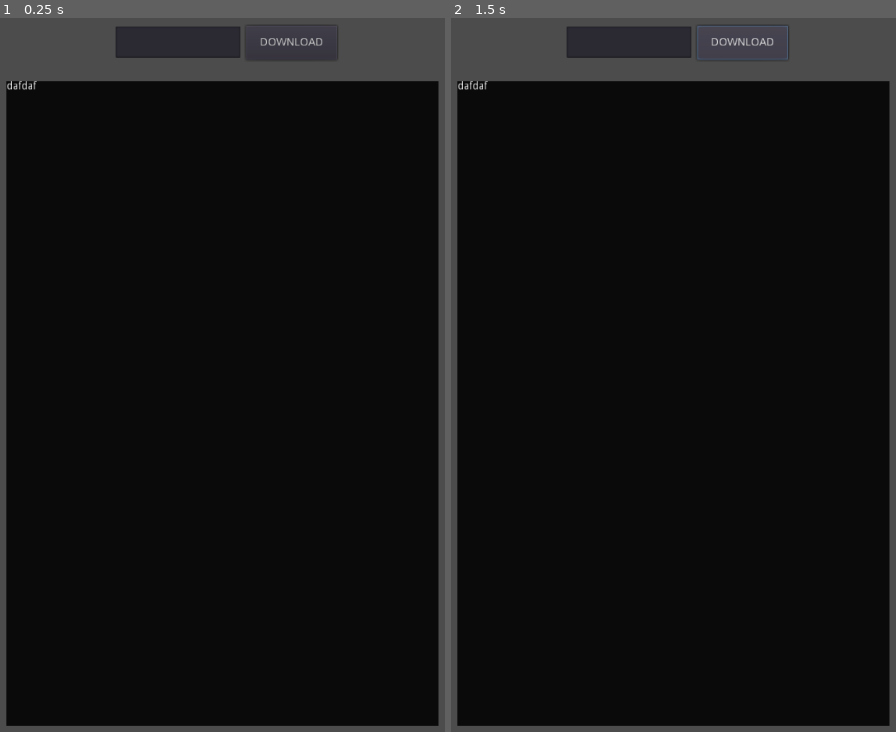
Above: before the commit, frames 1-2 (left to right).
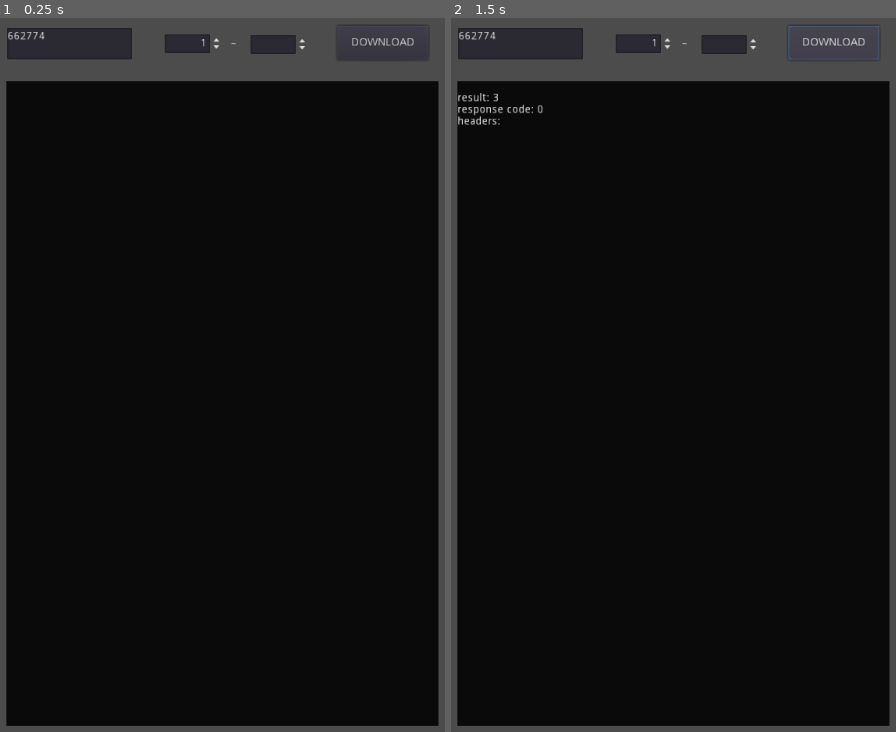
Above: after the commit, the same moments.

Repository: enhyq/GodotProject
Game: Godot game, scene res://Main.tscn
Two runs of this game, one before a commit and one after it. Both use one fixed random seed, a clock stepped at 60 frames per second and the inputs below. The project has no main scene, so this scene is started directly.
Inputs:
- Up to frame 1 (0.25 s): no input
- Up to frame 2 (1.5 s): click "DOWNLOAD" at 0.5 s

The runs differ from the first frame. In frame 1, 2.1% of the frame differs, in the area x 1-94%, y 1-11%; in frame 2, 2.6%, in the area x 1-97%, y 0-15%.

Commit message:
Implement basic image url extractor from Naver comic

Diff:
--- /dev/null
+++ b/webtoon_downloader/Main.gd
@@ -0,0 +1,93 @@
+extends Node2D
+
+
+func _ready():
+    pass
+
+
+func add_text(RTlabel:RichTextLabel, string:String, newline:bool = true):
+    if newline:
+        RTlabel.text += "\n" + string
+    else:
+        RTlabel.text += string
+
+
+func append_to_text_file(file_path:String, string:String):
+    var file = File.new()
+    var error = file.open(file_path, file.READ_WRITE)
+    if error != OK:
+        printerr("Error has accured while trying to read file...  error code", error)
+        return error
+    file.seek_end()
+    file.store_line(string)
+    file.close()
+
+
+func get_naver_comic(titleId:int, episode:int):
+    var base_url = "https://comic.naver.com/webtoon/detail.nhn?titleId=%d&no=%d"
+    var request_url = base_url % [titleId, episode]
+    $HTTPRequest.request(request_url)
+
+
+func parse_img_data_from_html(html_data_buffer:PoolByteArray):
+    var xml = XMLParser.new()
+    var error = xml.open_buffer(html_data_buffer)
+    if error != OK:
+        printerr("Error has accured while trying to OPEN xml buffer...  error code:", error)
+        return error
+
+    error = xml.read()
+    if error != OK:
+        printerr("Error has accured while trying to READ xml buffer...  error code:", error)
+        return error
+
+    while !error:
+        match xml.get_node_type():
+            XMLParser.NODE_NONE:
+                pass
+            XMLParser.NODE_TEXT:
+                pass
+#                append_to_text_file("user://test.txt", xml.get_node_data())
+            XMLParser.NODE_ELEMENT, XMLParser.NODE_ELEMENT_END:
+#                append_to_text_file("user://test.txt", xml.get_node_name())
+                if xml.get_node_name() == "img":
+                    var string = ""
+                    for i in range(xml.get_attribute_count()):
+                        string += xml.get_attribute_name(i) + " --> " + xml.get_attribute_value(i) + "\n"
+                    string += "\n\n"
+                    append_to_text_file("user://test.txt", string)
+
+            _:
+#                print("type: ", xml.get_node_type())
+                pass
+        error = xml.read()
+        if error != OK:
+            printerr("Error has accured while trying to READ xml buffer...  error code:", error)
+            return error
+
+
+func _on_HTTPRequest_request_completed(result, response_code, headers, body):
+    add_text($Node/OuputLabel, "result: " + str(result))
+    add_text($Node/OuputLabel, "response code: " + str(response_code))
+    add_text($Node/OuputLabel, "headers: ")
+    for i in headers:
+        add_text($Node/OuputLabel, i)
+
+    parse_img_data_from_html(body)
+
+
+func _on_DownloadButton_pressed():
+    var titleid = $Node/TitleIdInput.text.to_int()
+    var episode_from = $Node/EpisodeFrom.value
+    var episode_to= $Node/EpisodeTo.value
+    if episode_from == episode_to:
+        get_naver_comic(titleid, episode_to)
+    else:
+        var message = "downloading multiple episode function is not ready yet!"
+        add_text($Node/OuputLabel, message)
+
+
+func _on_EpisodeFrom_value_changed(value):
+    if $Node/EpisodeFrom.value > $Node/EpisodeTo.value:
+        $Node/EpisodeTo.value = value
+    $Node/EpisodeTo.min_value = value
--- a/webtoon_downloader/Main.tscn
+++ b/webtoon_downloader/Main.tscn
@@ -1,9 +1,12 @@
-[gd_scene load_steps=2 format=2]
+[gd_scene load_steps=3 format=2]
+
+[ext_resource path="res://Main.gd" type="Script" id=1]
 
 [sub_resource type="StyleBoxFlat" id=1]
 bg_color = Color( 0.0431373, 0.0431373, 0.0431373, 1 )
 
 [node name="Main" type="Node2D"]
+script = ExtResource( 1 )
 
 [node name="HTTPRequest" type="HTTPRequest" parent="."]
 
@@ -11,9 +14,9 @@
 position = Vector2( 160.232, 32.643 )
 
 [node name="DownloadButton" type="Button" parent="Node"]
-margin_left = 167.838
+margin_left = 284.546
 margin_top = -0.0306168
-margin_right = 284.838
+margin_right = 401.546
 margin_bottom = 43.9694
 text = "DOWNLOAD"
 __meta__ = {
@@ -21,10 +24,11 @@
 }
 
 [node name="TitleIdInput" type="TextEdit" parent="Node"]
-margin_left = 1.49829
-margin_top = 0.749153
-margin_right = 161.498
-margin_bottom = 40.7492
+margin_left = -138.373
+margin_top = 2.53095
+margin_right = 21.6269
+margin_bottom = 42.531
+text = "662774"
 __meta__ = {
 "_edit_use_anchors_": false
 }
@@ -36,7 +40,50 @@
 margin_bottom = 896.0
 custom_styles/normal = SubResource( 1 )
 custom_colors/default_color = Color( 0.972549, 0.972549, 0.972549, 1 )
-text = "dafdaf"
 __meta__ = {
 "_edit_use_anchors_": false
 }
+
+[node name="EpisodeFrom" type="SpinBox" parent="Node"]
+margin_left = 64.1447
+margin_top = 10.6908
+margin_right = 138.145
+margin_bottom = 34.6908
+min_value = 1.0
+max_value = 9999.0
+value = 1.0
+rounded = true
+align = 2
+__meta__ = {
+"_edit_use_anchors_": false
+}
+
+[node name="EpisodeTo" type="SpinBox" parent="Node"]
+margin_left = 173.855
+margin_top = 11.9019
+margin_right = 247.855
+margin_bottom = 35.9019
+min_value = 1.0
+max_value = 9999.0
+value = 1.0
+rounded = true
+align = 2
+__meta__ = {
+"_edit_use_anchors_": false
+}
+
+[node name="~" type="Label" parent="Node"]
+margin_left = 133.218
+margin_top = 9.8728
+margin_right = 172.218
+margin_bottom = 37.8728
+text = "~"
+align = 1
+valign = 1
+__meta__ = {
+"_edit_use_anchors_": false
+}
+
+[connection signal="request_completed" from="HTTPRequest" to="." method="_on_HTTPRequest_request_completed"]
+[connection signal="pressed" from="Node/DownloadButton" to="." method="_on_DownloadButton_pressed"]
+[connection signal="value_changed" from="Node/EpisodeFrom" to="." method="_on_EpisodeFrom_value_changed"]
--- a/webtoon_downloader/project.godot
+++ b/webtoon_downloader/project.godot
@@ -11,7 +11,7 @@
 [application]
 
 config/name="Webtoon Downloader"
-config/icon="res://icon.png"
+config/icon="res://icon1.png"
 
 [display]
 
Binary file added: webtoon_downloader/icon1.png
Not shown, added: webtoon_downloader/icon1.png.import
Not shown, added: images/icon1.png
